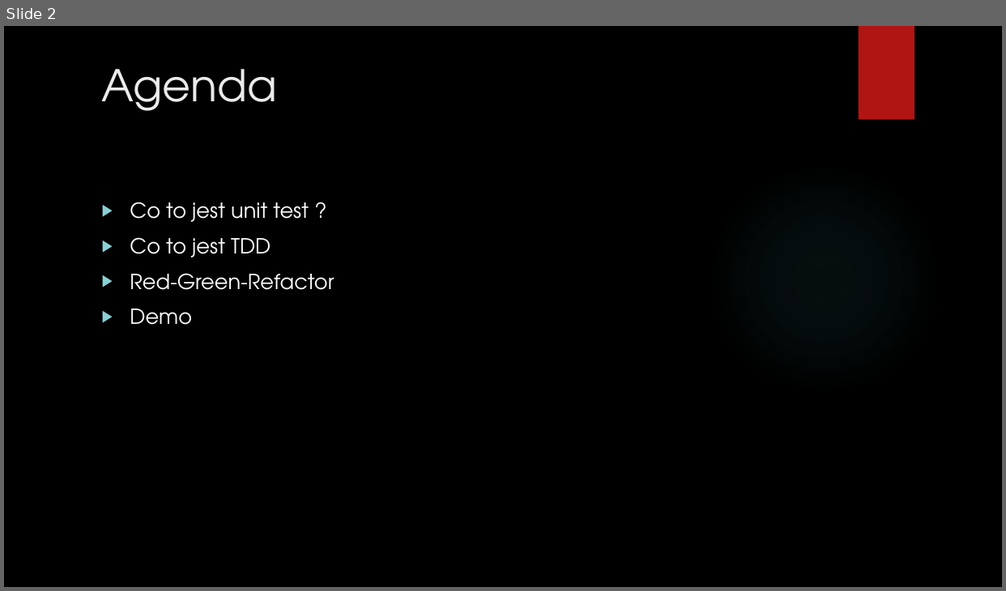
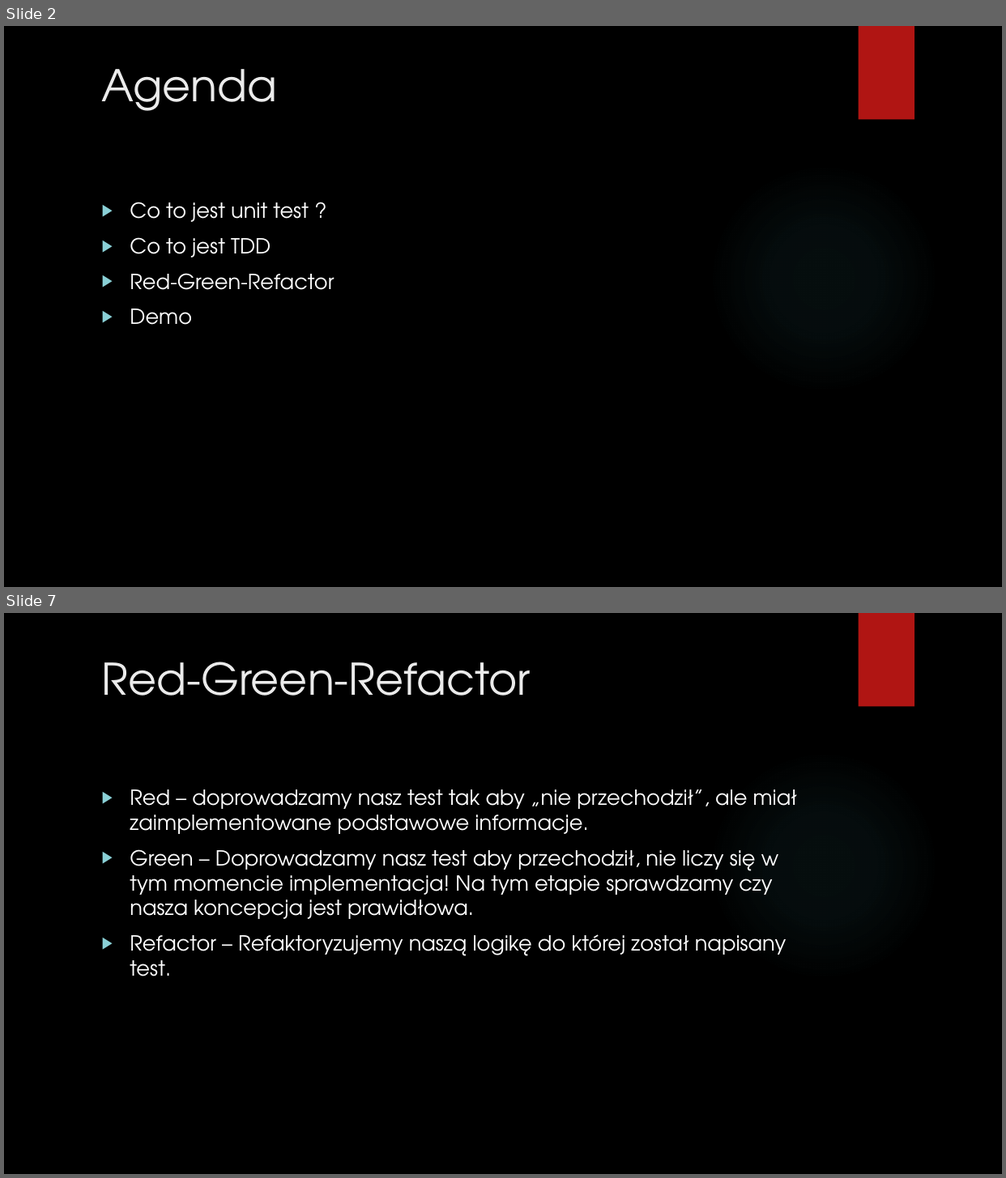
Before and after one commit to pawelsawicz/Presentations, a slide deck: TDD/slides.pptx. Shown one above the other, each under a label of ours: slide 2 before the commit, slides 2 and 7 after it; the slides between them are not shown. The pictures are 1006x591 and 1006x1178 pixels, drawn with LibreOffice and Linux fonts; fonts in the diff are those of the drawing; background and template pictures are left out. Boxes give left, top, right and bottom in pixels: in the first picture for what was removed or moved away, otherwise in the second. Text is boxed around its words. In the diff, an @@ line names an element or a change of style, - is before the commit and + after.

```diff
--- a/TDD/slides.pptx
+++ b/TDD/slides.pptx
@@ slide 7 added at (4, 613, 1002, 1174), background picture (left out); not listed: 2 template elements that a slide beside it also shows @@
@@ title added at (102, 662, 530, 696), 42 pt, text #EBEBEB @@
+Red-Green-Refactor
@@ text added at (130, 790, 798, 977), 20 pt, text #FFFFFF @@
+▶ Red – doprowadzamy nasz test tak aby „nie przechodził”, ale miał zaimplementowane podstawowe informacje.
+▶ Green – Doprowadzamy nasz test aby przechodził, nie liczy się w tym momencie implementacja! Na tym etapie sprawdzamy czy nasza koncepcja jest prawidłowa.
+▶ Refactor – Refaktoryzujemy naszą logikę do której został napisany test.
```
Also in this commit, not shown: 1 slide changed, 5 other slides added.
